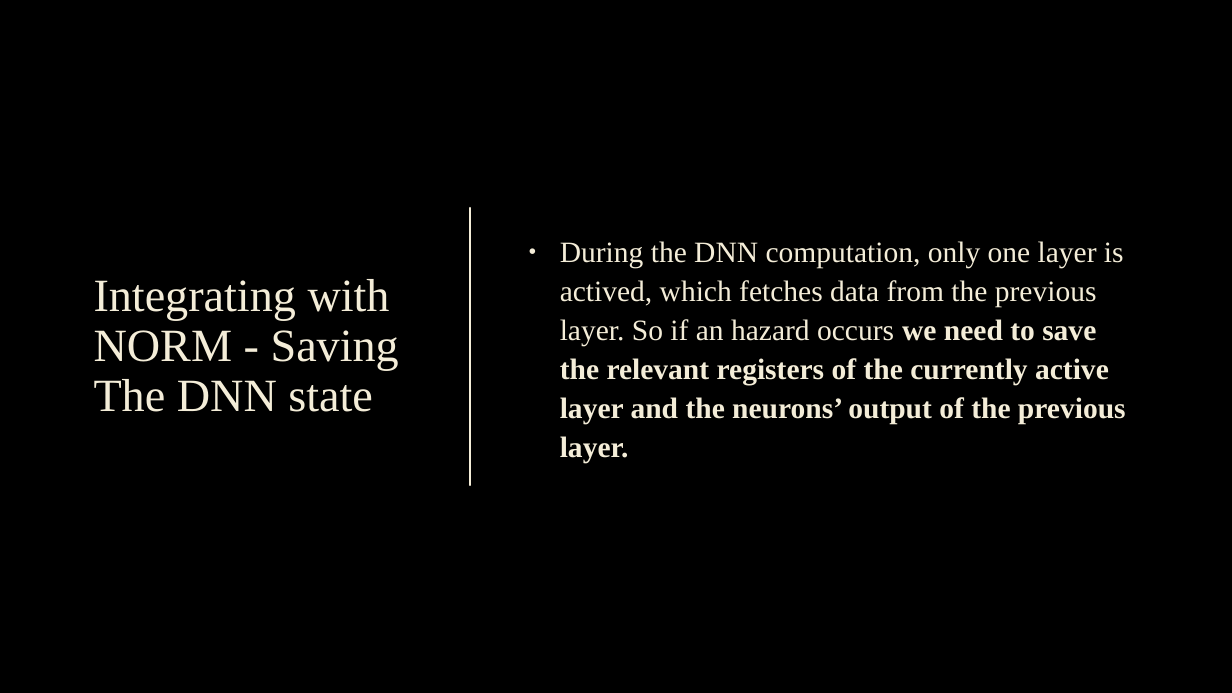
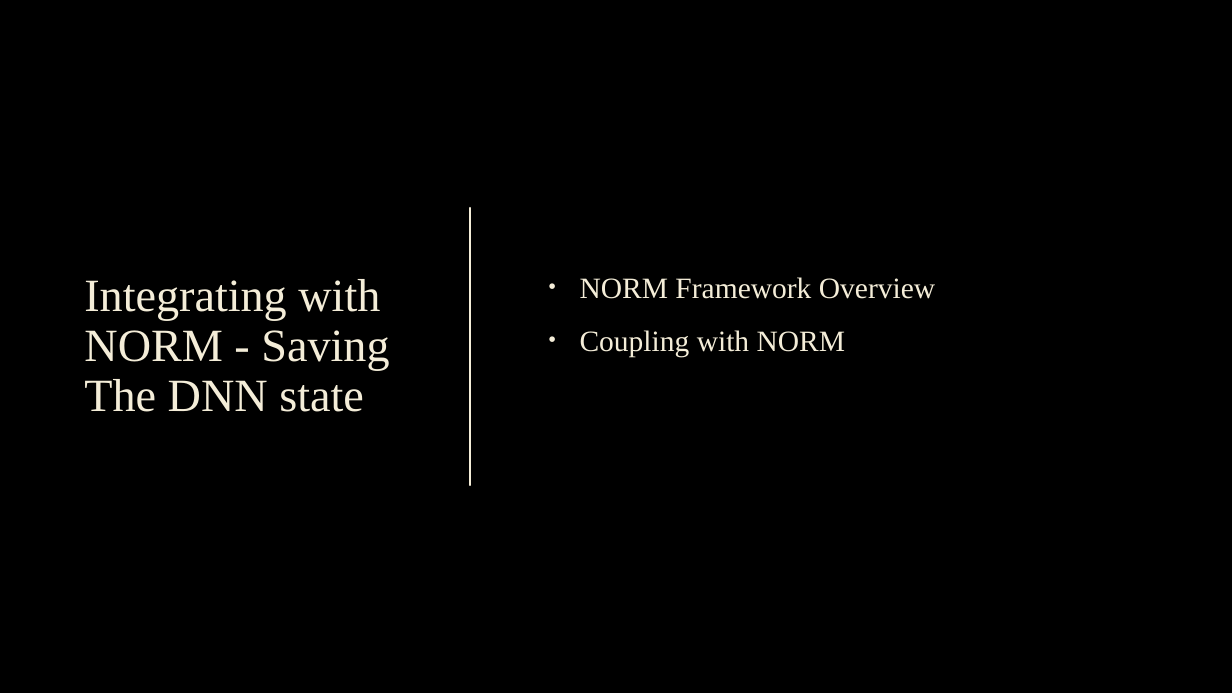
Before and after one commit to Acefrrag/I-DNN, a slide deck: slide 20 of doc/Development of an Intermittent Computing Architecture for Machine.pptx. Drawn at 1232x693 pixels with LibreOffice and Linux fonts; fonts in the diff are those of the drawing; background and template pictures are left out. Boxes give left, top, right and bottom in pixels: in the first picture for what was removed or moved away, otherwise in the second. Text is boxed around its words. In the diff, an @@ line names an element or a change of style, - is before the commit and + after.

```diff
--- a/doc/Development of an Intermittent Computing Architecture for Machine.pptx
+++ b/doc/Development of an Intermittent Computing Architecture for Machine.pptx
@@ title "Integrating with NORM - Saving ...": place and size @@
-title "Integrating with NORM - Saving ..." at <box>94,279,399,412</box>
+title "Integrating with NORM - Saving ..." at <box>84,279,389,412</box>
@@ text at <box>580,277,935,357</box>: text changed @@
-• During the DNN computation, only one layer is actived, which fetches data from the previous layer. So if an hazard occurs we need to save the relevant registers of the currently active layer and the neurons’ output of the previous layer.
+• NORM Framework Overview
+• Coupling with NORM
```
Also in this commit, not shown: 2 other slides changed, 2 slides added, 1 other file.
